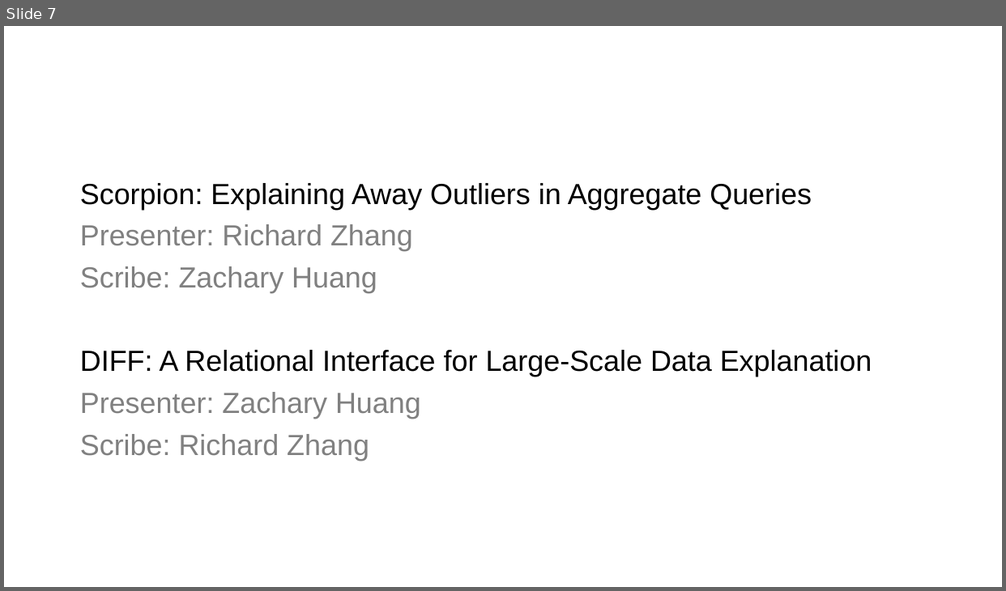
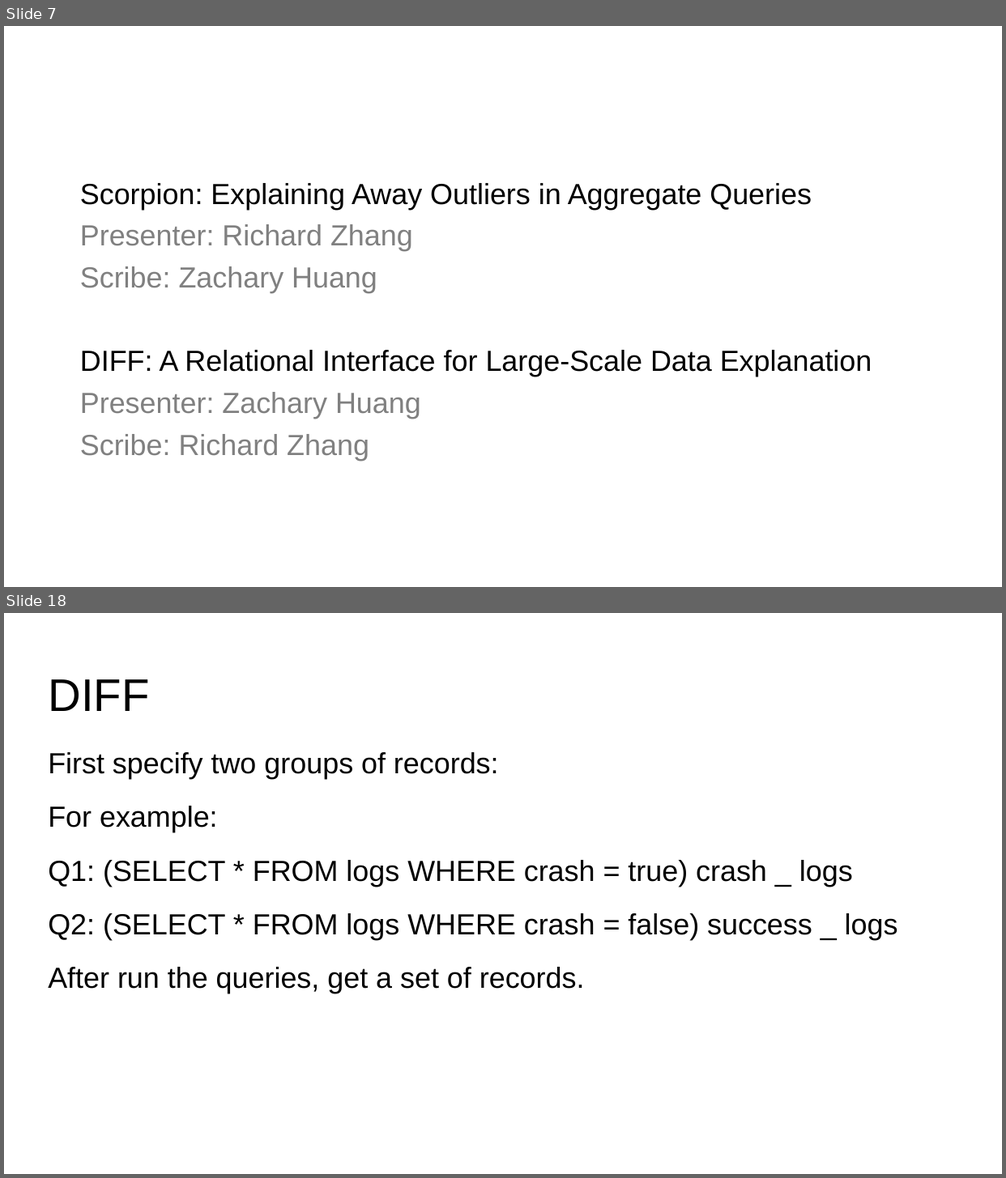
Before and after one commit to columbiaviz/columbiaviz.github.io, a slide deck: 2020s_w6998/lecs/14_explanation.pptx. Shown one above the other, each under a label of ours: slide 7 before the commit, slides 7 and 18 after it; the slides between them are not shown. The pictures are 1006x591 and 1006x1178 pixels, drawn with LibreOffice and Linux fonts; fonts in the diff are those of the drawing. Boxes give left, top, right and bottom in pixels: in the first picture for what was removed or moved away, otherwise in the second. Text is boxed around its words. In the diff, an @@ line names an element or a change of style, - is before the commit and + after.

```diff
--- a/2020s_w6998/lecs/14_explanation.pptx
+++ b/2020s_w6998/lecs/14_explanation.pptx
@@ slide 18 added at (x1=4, y1=613, x2=1002, y2=1174), background #FFFFFF @@
@@ title added at (x1=48, y1=679, x2=149, y2=711), 44 pt, text #000000 @@
+DIFF
@@ text added at (x1=48, y1=752, x2=898, y2=994), 28 pt, text #000000 @@
+First specify two groups of records:
+For example:
+Q1: (SELECT * FROM logs WHERE crash = true) crash _ logs
+Q2: (SELECT * FROM logs WHERE crash = false) success _ logs
+After run the queries, get a set of records.
```
Also in this commit, not shown: 38 other slides added, 1 other file.
